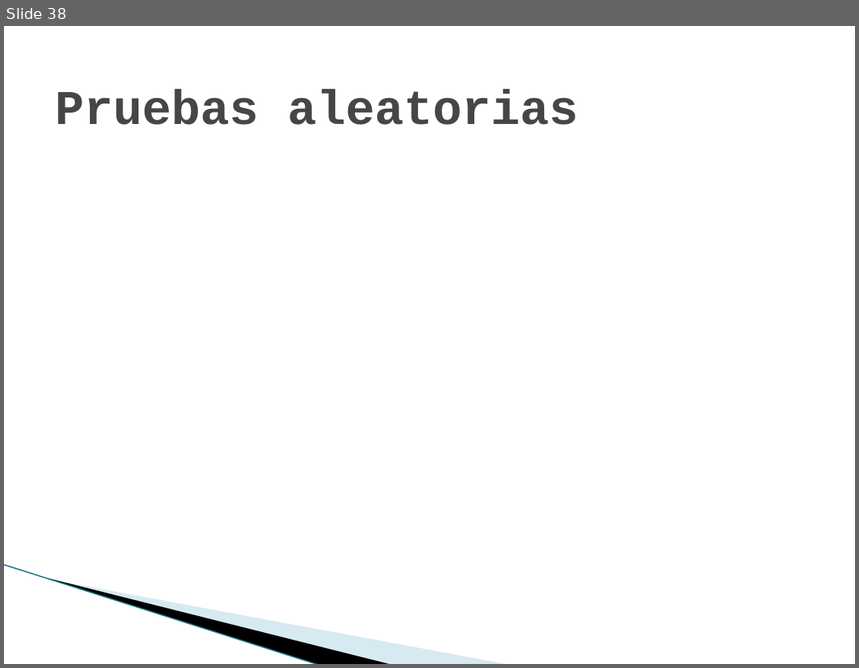
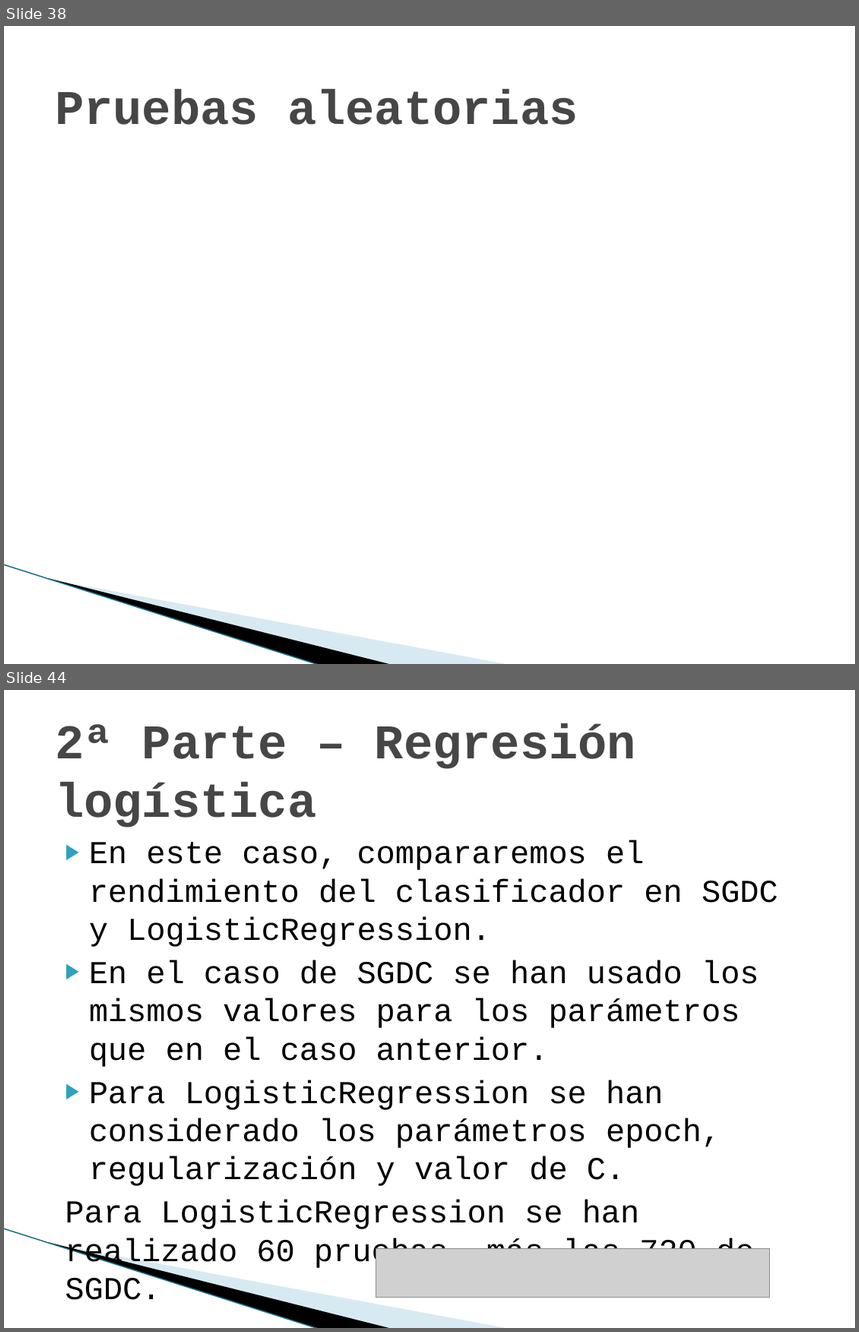
Before and after one commit to joapingut/aia-1718-t3, a slide deck: presentacion3.pptx. Shown one above the other, each under a label of ours: slide 38 before the commit, slides 38 and 44 after it; the slides between them are not shown. The pictures are 859x668 and 859x1332 pixels, drawn with LibreOffice and Linux fonts; fonts in the diff are those of the drawing; grey boxes stand for pictures; background and template pictures are left out. Boxes give left, top, right and bottom in pixels: in the first picture for what was removed or moved away, otherwise in the second. Text is boxed around its words. In the diff, an @@ line names an element or a change of style, - is before the commit and + after.

```diff
--- a/presentacion3.pptx
+++ b/presentacion3.pptx
@@ slide 44 added at <box>4,690,855,1328</box>, background #FFFFFF; not listed: 3 template elements that a slide beside it also shows @@
@@ title added at <box>55,724,636,828</box>, 41 pt, text #464646, bold @@
+2ª Parte – Regresión logística
@@ text added at <box>65,840,778,1262</box>, 27 pt, text #000000 @@
+▶ En este caso, compararemos el rendimiento del clasificador en SGDC y LogisticRegression.
+▶ En el caso de SGDC se han usado los mismos valores para los parámetros que en el caso anterior.
+▶ Para LogisticRegression se han considerado los parámetros epoch, regularización y valor de C.
+Para LogisticRegression se han realizado 60 pruebas, más las 720 de SGDC.
@@ picture added at <box>376,1249,770,1298</box> @@
```
Also in this commit, not shown: 1 slide changed, 13 other slides added.
